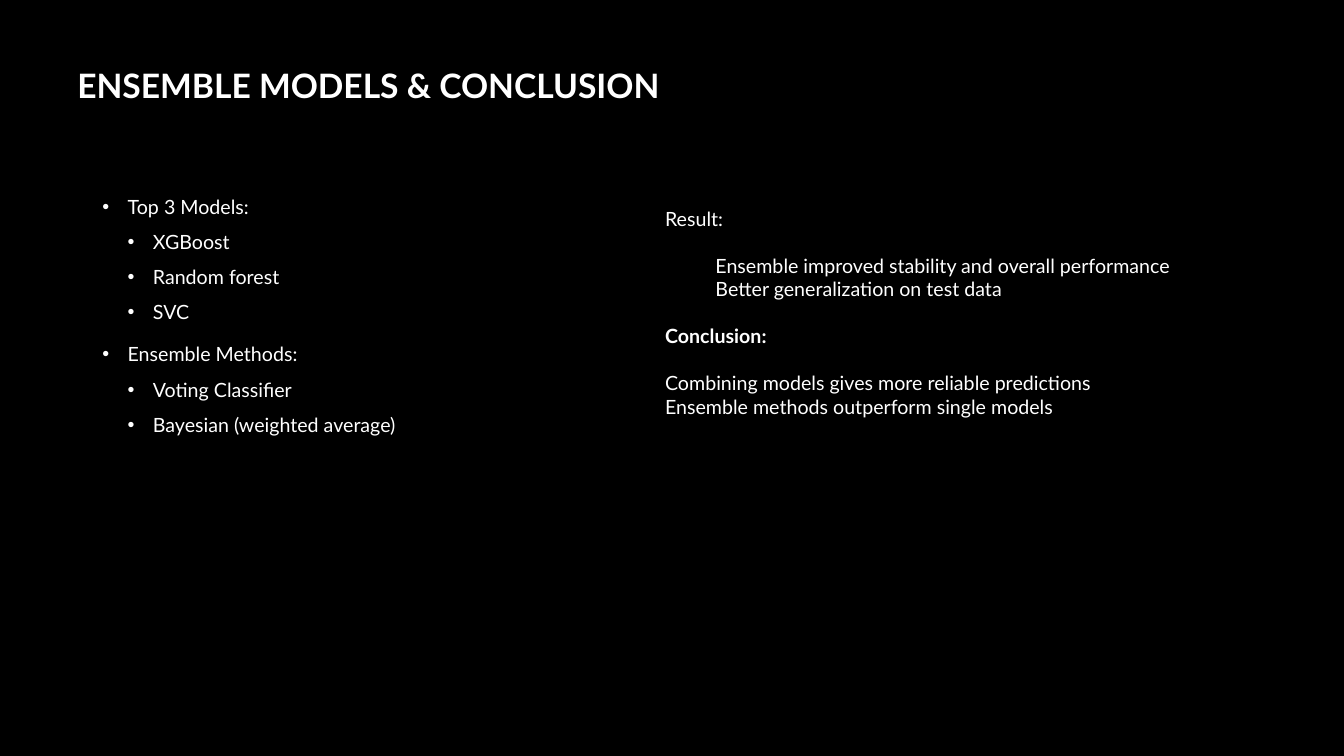
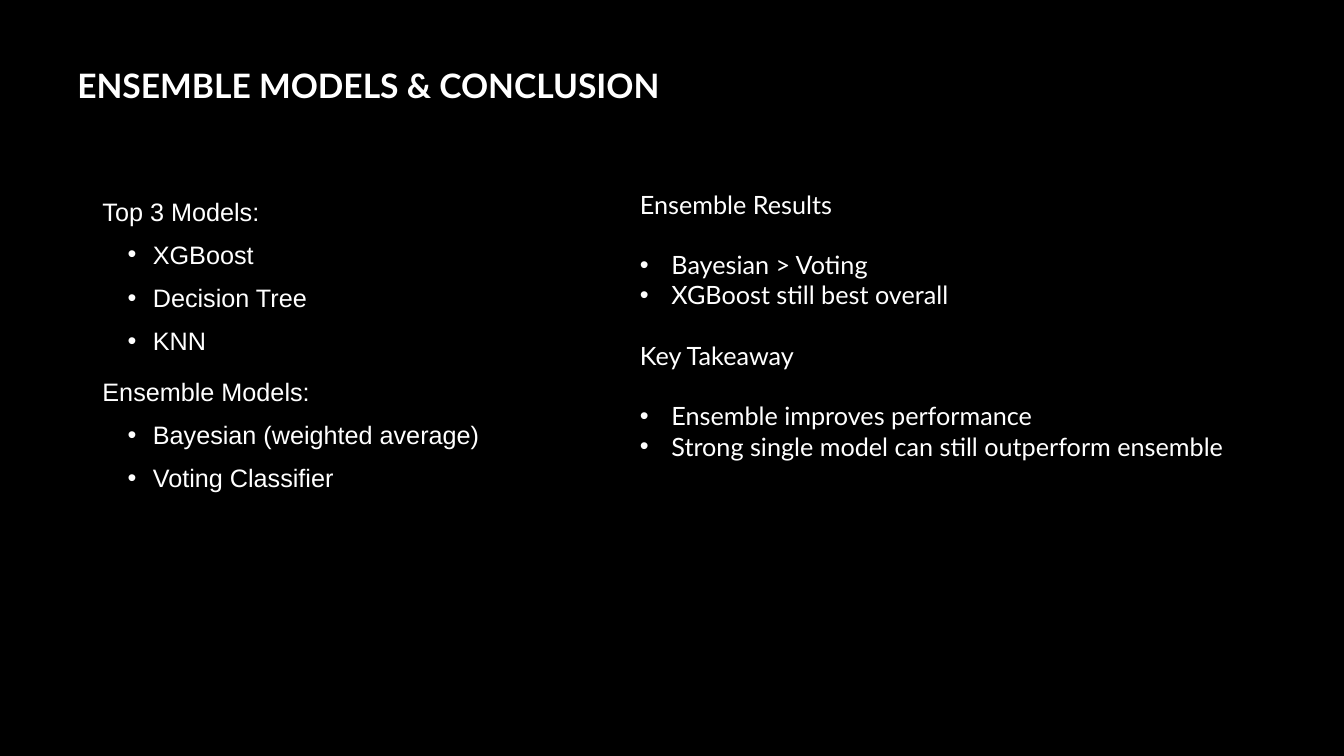
Before and after one commit to yu-cyber01/Final__Hotel_Booking_Demand_ITAI1371_WED14406_CherlukSumdin, a slide deck: slide 4 of Final Presentation.pptx. Drawn at 1344x756 pixels with LibreOffice and Linux fonts; fonts in the diff are those of the drawing. Boxes give left, top, right and bottom in pixels: in the first picture for what was removed or moved away, otherwise in the second. Text is boxed around its words. In the diff, an @@ line names an element or a change of style, - is before the commit and + after.

```diff
--- a/Final Presentation.pptx
+++ b/Final Presentation.pptx
@@ text at bbox=[102, 202, 334, 493]: size 14 to 18 pt, font Lato to Arial in "Top 3 Models:", "XGBoost", "Voting Classifier"; bullet • to none @@
@@ text added at bbox=[640, 195, 1223, 460], 18 pt, text #FFFFFF @@
+Ensemble Results
+• Bayesian > Voting
+• XGBoost still best overall
+Key Takeaway
+• Ensemble improves performance
+• Strong single model can still outperform ensemble
@@ text removed at bbox=[665, 211, 1170, 418] @@
-Result:
-  Ensemble improved stability and overall performance
-  Better generalization on test data
-Conclusion:
-Combining models gives more reliable predictions
-Ensemble methods outperform single models
@@ text at bbox=[102, 288, 479, 450]: text changed; size 14 to 18 pt; font Lato to Arial @@
-  • Random forest
-  • SVC
-• Ensemble Methods:
+  • Decision Tree
+  • KNN
+Ensemble Models:
+  • Bayesian (weighted average)
@@ text at bbox=[153, 417, 396, 436]: paragraph removed @@
-  • Bayesian (weighted average)
```
Also in this commit, not shown: 2 other slides changed.
